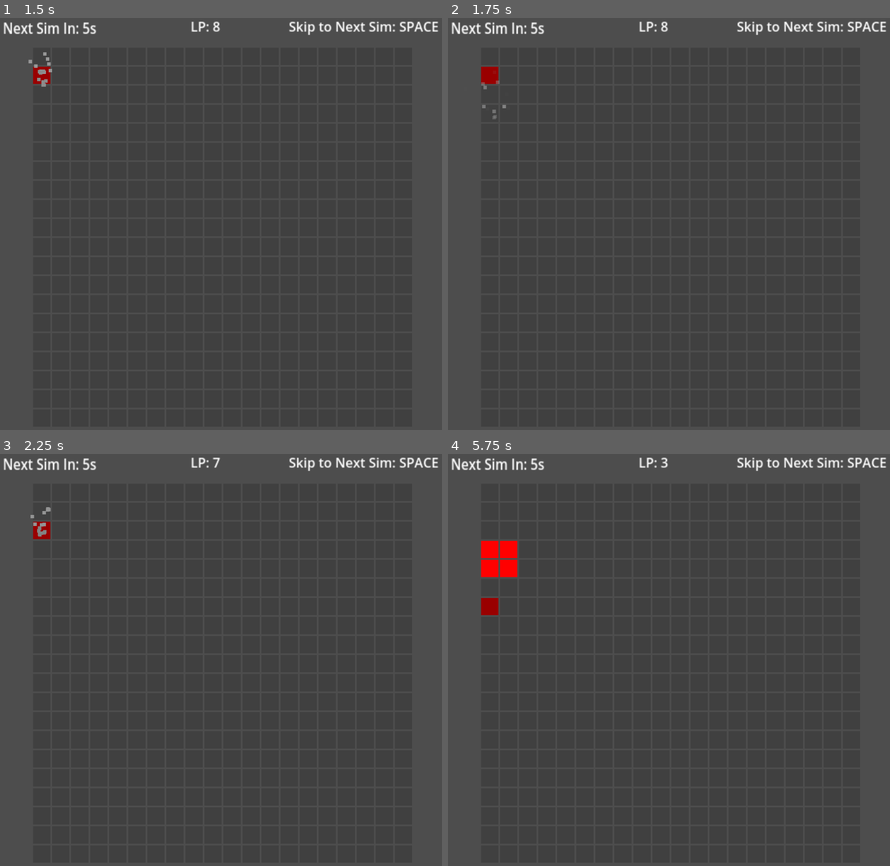
Above: before the commit, frames 1-4 (two rows, left to right).
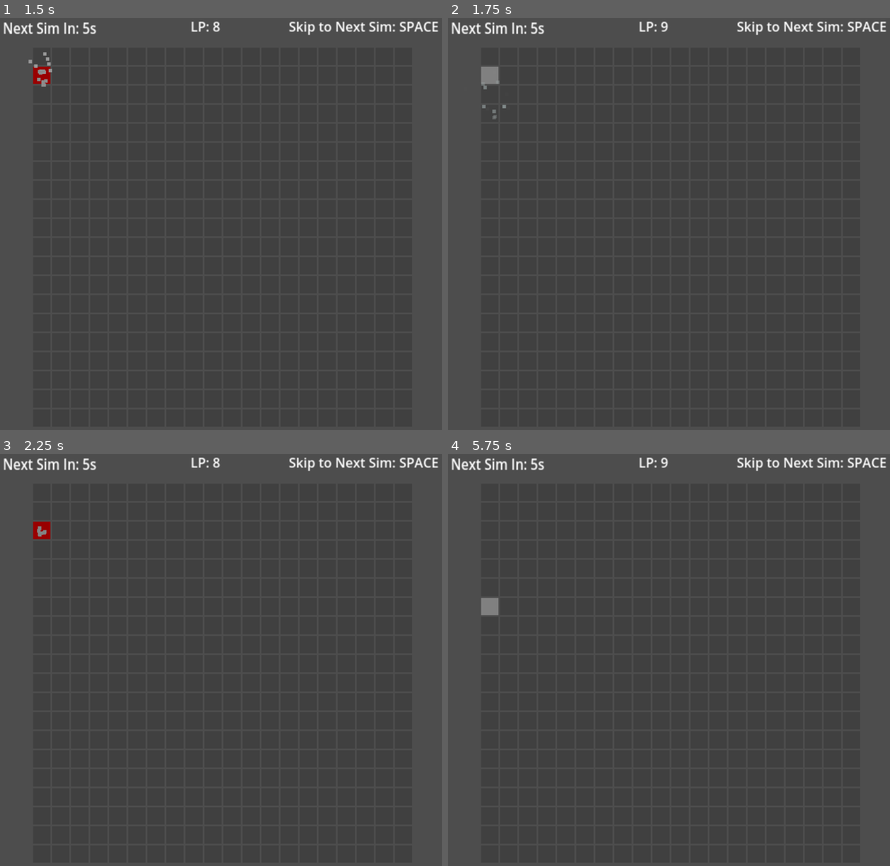
Above: after the commit, the same moments.

Repository: cyberneel/life-defense
Game: Godot game, scene res://scenes/game_scene.tscn
The game is run twice, just before and just after one commit, with the same random seed, the same clock (stepped at 60 frames per second) and the same inputs.
Inputs (mouse positions are in pixels of both pictures, inside the frame that each line leads up to):
- Up to frame 1 (1.5 s): tap Enter at 0.5 s; move the mouse to (39, 55) at 0.52 s; hold C (harvest_all, bound only after the commit) 0.53-1.28 s; click (39, 55) at 0.67 s; tap Space (next_sim_step) at 1.25 s; move the mouse to (39, 75) at 1.27 s; click (39, 75) at 1.35 s
- Up to frame 2 (1.75 s): tap C (harvest_all, bound only after the commit) at 1.55 s
- Up to frame 3 (2.25 s): tap Enter at 2 s; move the mouse to (39, 532) at 2.02 s; hold Space (next_sim_step) from 2.03 s (still down); click (39, 532) at 2.17 s
- Up to frame 4 (5.75 s): tap C (harvest_all, bound only after the commit) at 2.3, 2.85, 4.55, 5.3 s; move the mouse to (487, 548) at 2.77 s; release Space (next_sim_step) at 2.78 s; click (487, 548) at 2.92 s; move the mouse to (487, 569) at 3.52 s; hold C (harvest_all, bound only after the commit) 3.53-4.28 s; click (487, 569) at 3.67 s; tap Enter at 4.25 s; move the mouse to (487, 585) at 4.27 s; click (487, 585) at 4.35 s; tap Space (next_sim_step) at 5 s; move the mouse to (487, 606) at 5.02 s; hold Space (next_sim_step) from 5.03 s (still down); click (487, 606) at 5.17 s

Frame 1 is identical in both runs. In frame 2, 0.2% of the frame differs, in the area x 7-50%, y 0-16%; in frame 3, less than 0.1%; in frame 4, 0.9%, in the area x 7-50%, y 0-40%.

Commit message:
Added harvest all feature and made a function to get block node by num

Diff:
--- a/project.godot
+++ b/project.godot
@@ -42,6 +42,11 @@
 "events": [Object(InputEventKey,"resource_local_to_scene":false,"resource_name":"","device":0,"window_id":0,"alt_presse …(189 unchanged characters)…
 ]
 }
+harvest_all={
+"deadzone": 0.5,
+"events": [Object(InputEventKey,"resource_local_to_scene":false,"resource_name":"","device":-1,"window_id":0,"alt_pressed":false,"shift_pressed":false,"ctrl_pressed":false,"meta_pressed":false,"pressed":false,"keycode":0,"physical_keycode":67,"key_label":0,"unicode":99,"location":0,"echo":false,"script":null)
+]
+}
 
 [rendering]
 
--- a/scripts/grid_spawner.gd
+++ b/scripts/grid_spawner.gd
@@ -51,6 +51,10 @@
 		$"Simulate Next Step".emit_signal("timeout")
 		$"Simulate Next Step".start()
 		print("Skipped to next step")
+	if event.is_action_pressed("harvest_all"):
+		$"Simulate Next Step".paused = true
+		harvest_all_blocks()
+		$"Simulate Next Step".paused = false
 	pass
 
 # Called every frame. 'delta' is the elapsed time since the previous frame.
@@ -80,27 +84,36 @@
 				# Underpopulation
 				if (neighbor_count < 2):
 					new_block_states[num] = false
-					get_child(num+1).get_child(0).set_state(false)
+					get_block_node(num).set_state(false)
 					continue
 				# Sustain
 				if (neighbor_count == 2 || neighbor_count == 3):
 					new_block_states[num] = true
-					get_child(num+1).get_child(0).set_state(true)
+					get_block_node(num).set_state(true)
 					continue
 				# Overpopulation
 				if (neighbor_count > 3):
 					new_block_states[num] = false
-					get_child(num+1).get_child(0).set_state(false)
+					get_block_node(num).set_state(false)
 					continue
 			# Dead rules
 			else:
 				# Reproduce
 				if (neighbor_count == 3):
 					new_block_states[num] = true
-					get_child(num+1).get_child(0).set_state(true)
+					get_block_node(num).set_state(true)
 					continue
 			new_block_states[num] = false;
 	block_states = new_block_states
+	pass
+
+# Handles harvesting all live player cells
+func harvest_all_blocks() -> void:
+	for x in range(grid_size):
+		for y in range(grid_size):
+			var num: int = get_block_idx_from_2d(x, y)
+			if (block_states[num]):
+				get_block_node(num).toggle_state()
 	pass
 
 # When a block's state is changed
@@ -135,3 +148,7 @@
 				if block_states[get_block_idx_from_2d(pos.x+x, pos.y+y)]:
 					neighbors += 1
 	return neighbors
+
+# Get block node by index
+func get_block_node(num: int) -> Area2D:
+	return get_child(num+1).get_child(0)
